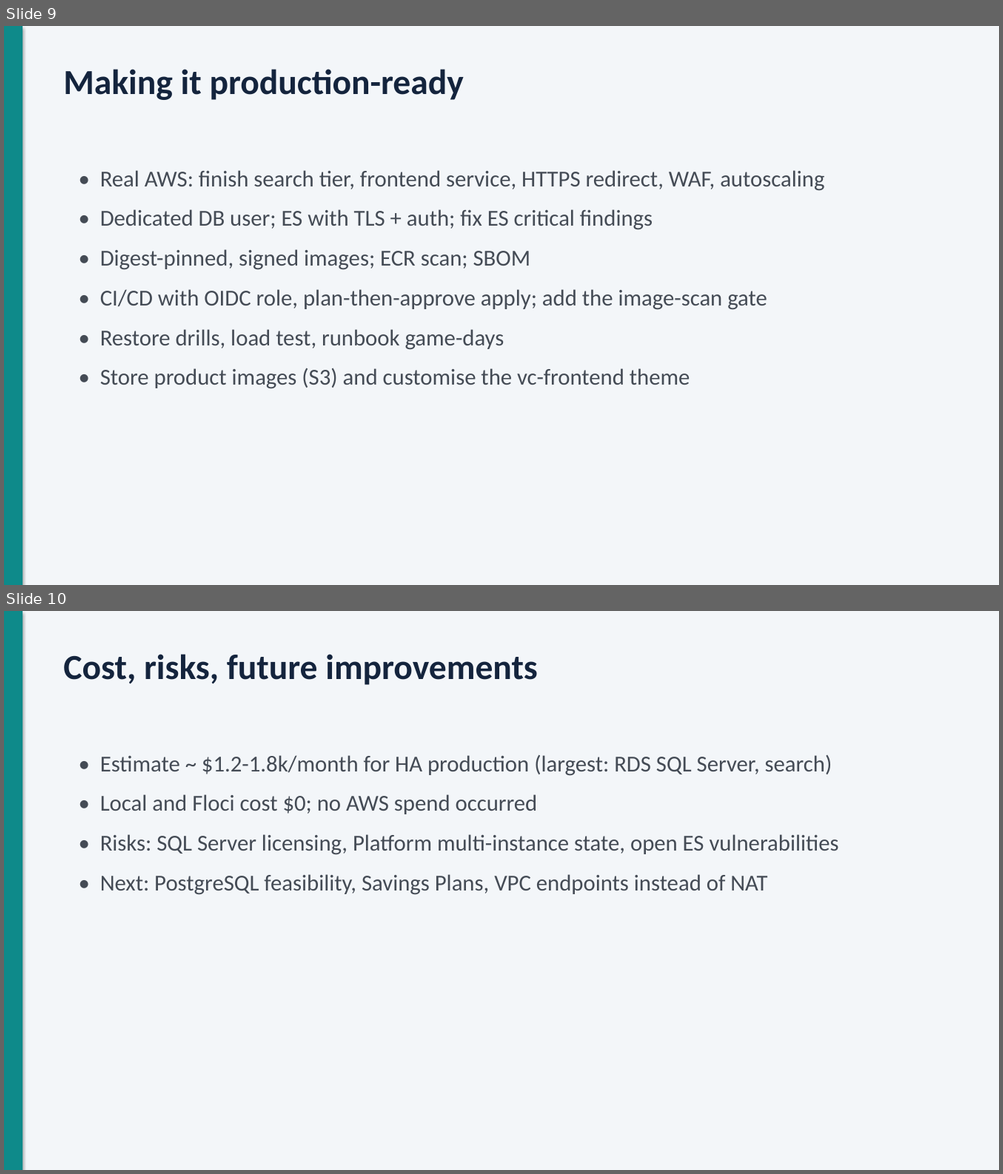
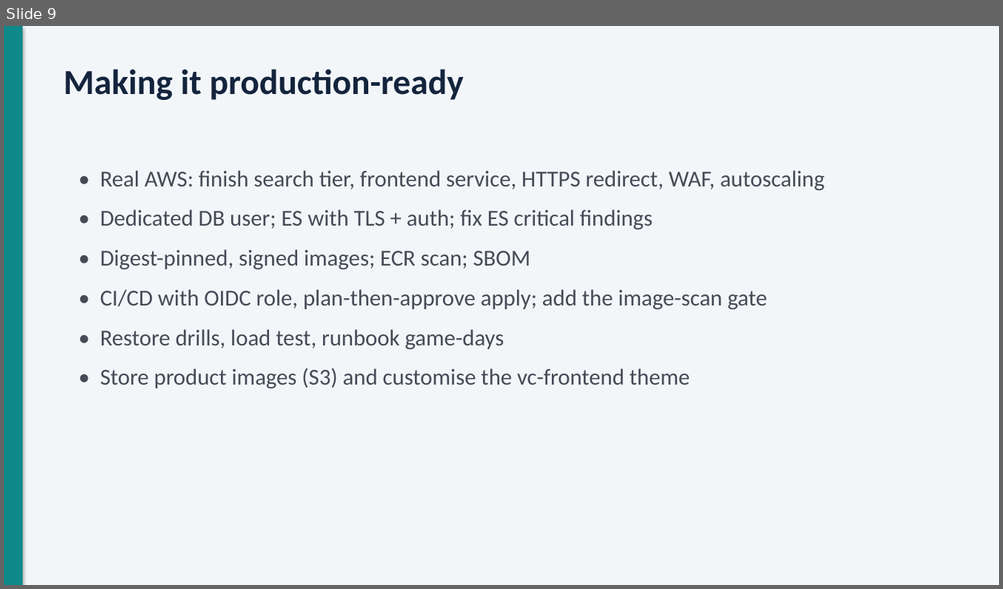
Before and after one commit to dussashivani/Project_Virto-Commerce-Platform_, a slide deck: docs/presentation/Virto-AWS-DevOps-presentation.pptx. Shown one above the other, each under a label of ours: slides 9 and 10 before the commit, slide 9 after it. The pictures are 1003x1174 and 1003x589 pixels, drawn with LibreOffice and Linux fonts; fonts in the diff are those of the drawing. Boxes give left, top, right and bottom in pixels: in the first picture for what was removed or moved away, otherwise in the second. Text is boxed around its words. In the diff, an @@ line names an element or a change of style, - is before the commit and + after.

```diff
--- a/docs/presentation/Virto-AWS-DevOps-presentation.pptx
+++ b/docs/presentation/Virto-AWS-DevOps-presentation.pptx
@@ slide 10 removed at (x1=4, y1=611, x2=999, y2=1170), background #F3F6F9 @@
@@ rectangle removed at (x1=4, y1=611, x2=22, y2=1170) @@
@@ text removed at (x1=63, y1=654, x2=538, y2=685) @@
-Cost, risks, future improvements
@@ text removed at (x1=100, y1=755, x2=839, y2=895) @@
-• Estimate ~ $1.2-1.8k/month for HA production (largest: RDS SQL Server, search)
-• Local and Floci cost $0; no AWS spend occurred
-• Risks: SQL Server licensing, Platform multi-instance state, open ES vulnerabilities
-• Next: PostgreSQL feasibility, Savings Plans, VPC endpoints instead of NAT
```
Also in this commit, not shown: 1 slide changed, 1 other slide removed.
